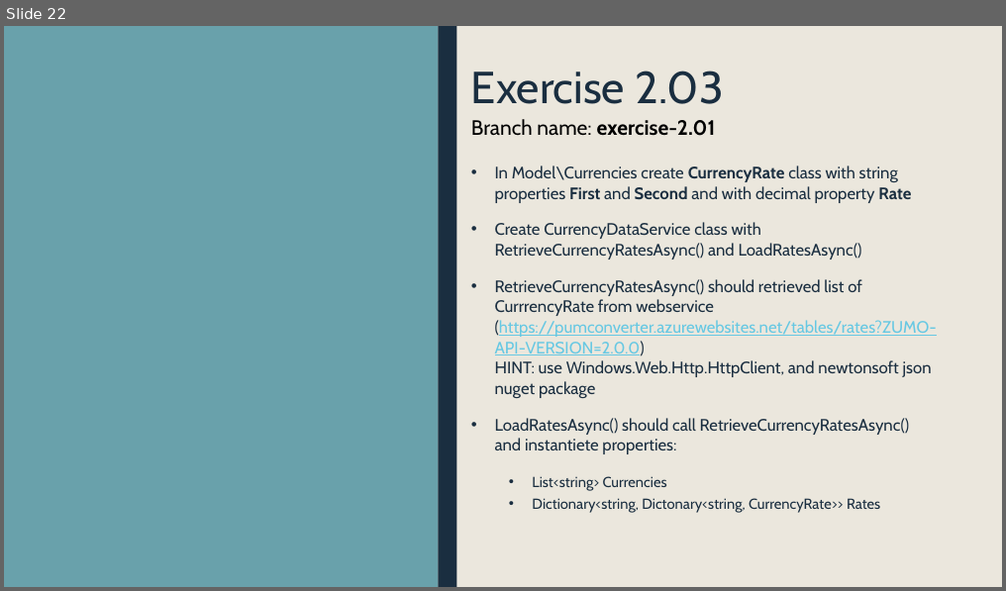
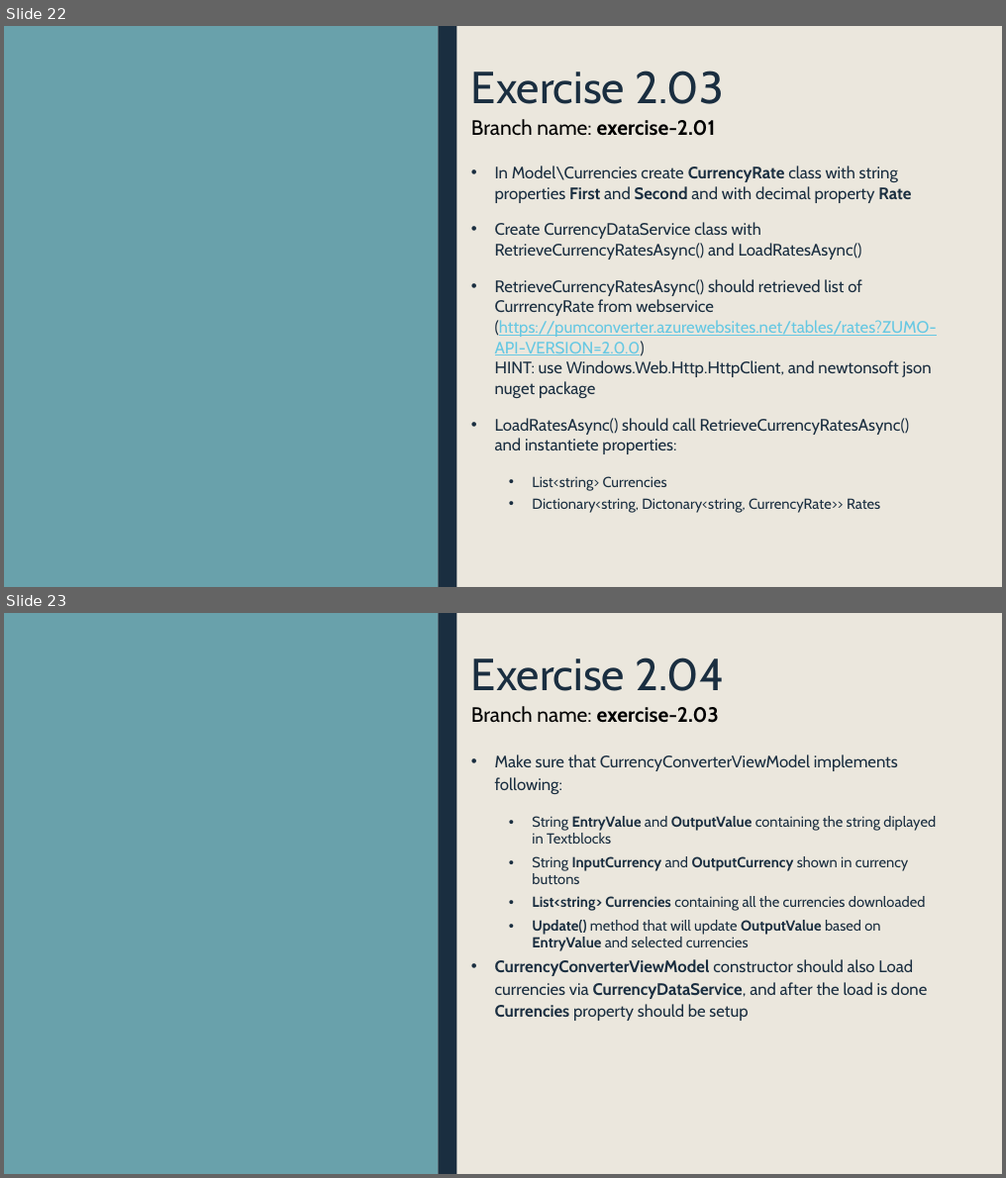
Before and after one commit to krajniak/PumConverter, a slide deck: exercises.pptx. Shown one above the other, each under a label of ours: slide 22 before the commit, slides 22 and 23 after it. The pictures are 1006x591 and 1006x1178 pixels, drawn with LibreOffice and Linux fonts; fonts in the diff are those of the drawing. Boxes give left, top, right and bottom in pixels: in the first picture for what was removed or moved away, otherwise in the second. Text is boxed around its words. In the diff, an @@ line names an element or a change of style, - is before the commit and + after.

Commit message:
Currency view model updated

```diff
--- a/exercises.pptx
+++ b/exercises.pptx
@@ slide 23 added at (4,613,1002,1174), background #EBE7DD; not listed: 2 template elements that a slide beside it also shows @@
@@ title added at (471,658,724,691), 43.2 pt, text #1A2E40 @@
+Exercise 2.04
@@ text added at (471,706,719,723), 20 pt, text #000000, bold @@
+Branch name: exercise-2.03
@@ text added at (495,755,936,1021), 14 pt, text #1A2E40 @@
+• Make sure that CurrencyConverterViewModel implements following:
+  • String EntryValue and OutputValue containing the string diplayed in Textblocks
+  • String InputCurrency and OutputCurrency shown in currency buttons
+  • List<string> Currencies containing all the currencies downloaded
+  • Update() method that will update OutputValue based on EntryValue and selected currencies
+• CurrencyConverterViewModel constructor should also Load currencies via CurrencyDataService, and after the load is done Currencies property should be setup
```
Also in this commit, not shown: 1 other file.
